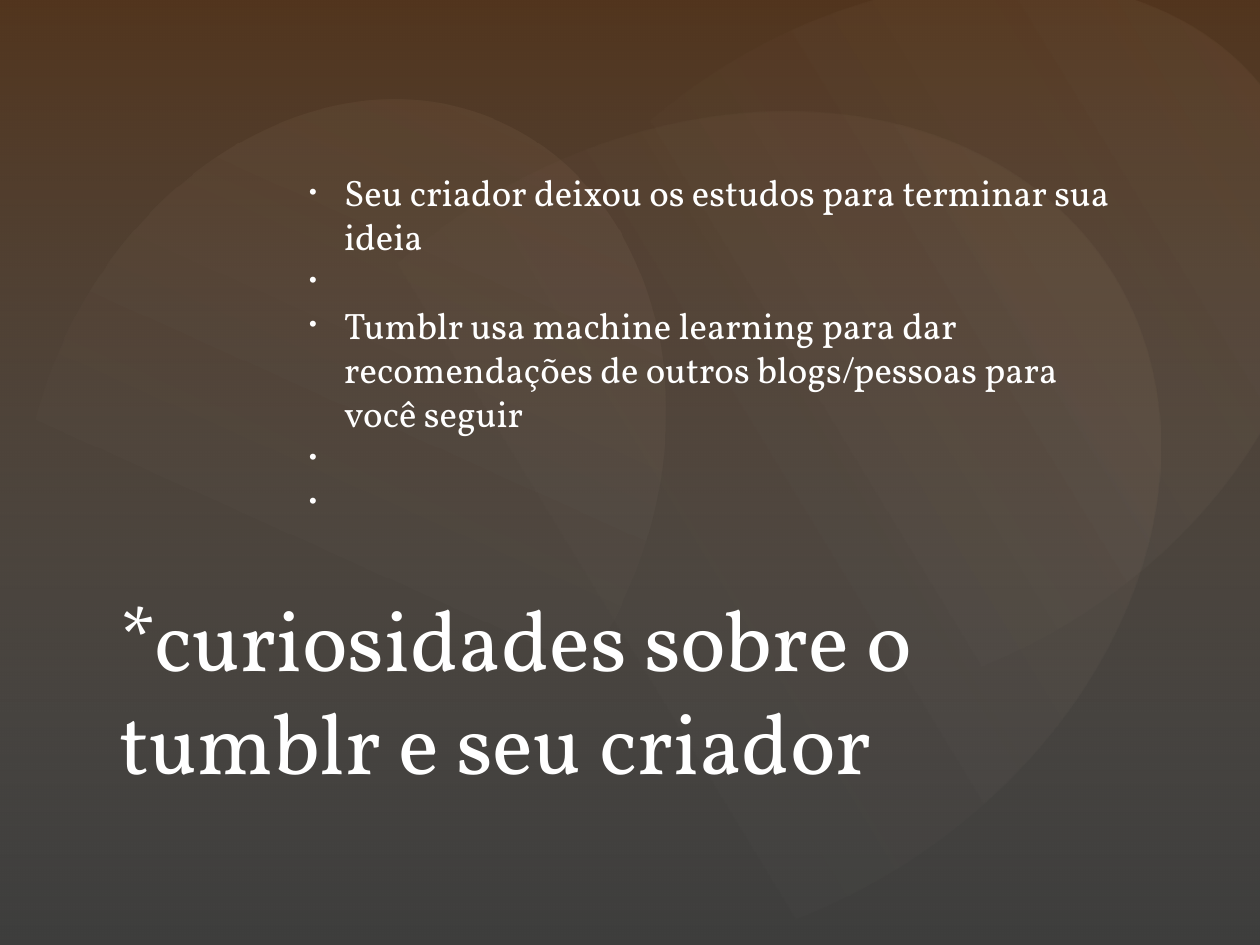
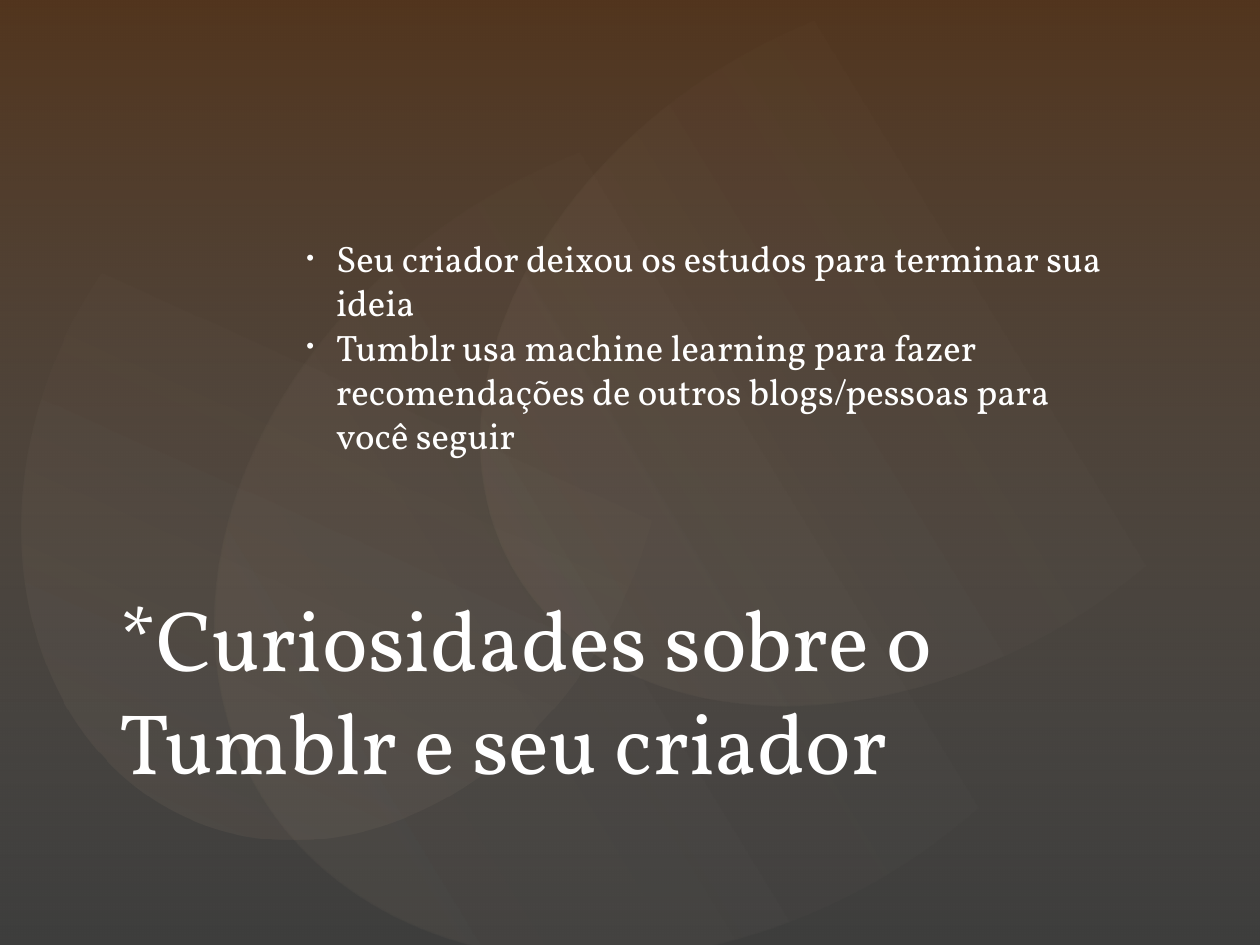
Before and after one commit to blooodoopy/CIEE, a slide deck: slide 9 of apresentação/tumblr.pptx (slide 8 before the commit). Drawn at 1260x945 pixels with LibreOffice and Linux fonts; fonts in the diff are those of the drawing; background and template pictures are left out; a plain dark background stands for a picture behind light text. Boxes give left, top, right and bottom in pixels: in the first picture for what was removed or moved away, otherwise in the second. Text is boxed around its words. In the diff, an @@ line names an element or a change of style, - is before the commit and + after.

```diff
--- a/apresentação/tumblr.pptx
+++ b/apresentação/tumblr.pptx
@@ text at (x1=336, y1=246, x2=1101, y2=317): indent changed @@
@@ text at (x1=336, y1=334, x2=1049, y2=458): text changed @@
-• Tumblr usa machine learning para dar recomendações de outros blogs/pessoas para você seguir
+• Tumblr usa machine learning para fazer recomendações de outros blogs/pessoas para você seguir
@@ text at (x1=119, y1=606, x2=933, y2=775): text changed @@
-*curiosidades sobre o tumblr e seu criador
+*Curiosidades sobre o Tumblr e seu criador
```
Also in this commit, not shown: 11 other slides changed, 1 slide added.
